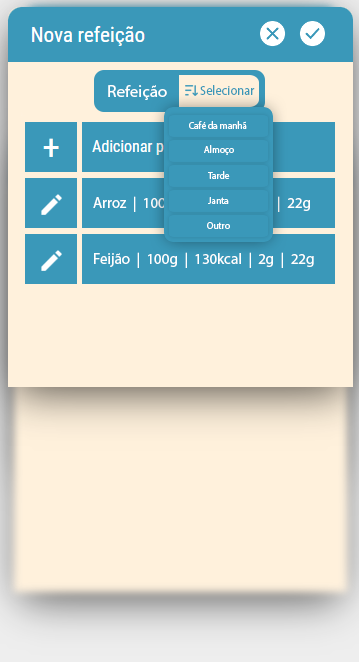
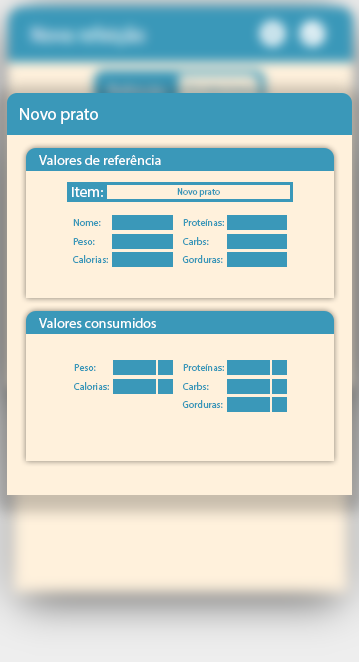
Two versions of the same layered image (359px x 662px). Layer-by-layer changes:
renamed "+" to "Janela Prato", showed the group it (56 layers) over [0, 0, 359, 605]
added group "ValorReferencia" with 31 layers in group "Janela Prato" over [26, 148, 334, 284]
added group "conteúdo" (1st of 2, in "Janela Prato" › "ValorReferencia") with 26 layers in group "ValorReferencia" over [67, 182, 293, 284]
added group "Seleção de prato" with 4 layers in group "conteúdo" over [72, 182, 293, 202]
added layer "Rectangle 4" in group "Seleção de prato" over [107, 185, 290, 199]
added layer "Rectangle 3" in group "Seleção de prato" over [72, 182, 293, 202]
added group "prots" (1st of 2, in "Janela Prato" › "ValorReferencia" › "conteúdo") with 2 layers in group "conteúdo" over [183, 215, 287, 230]
added group "gords" (1st of 2, in "Janela Prato" › "ValorReferencia" › "conteúdo") with 2 layers in group "conteúdo" over [182, 252, 283, 267]
added group "janela" with 2 layers in group "ValorReferencia" over [26, 148, 334, 284]
added layer "Rectangle 2" in group "janela" over [26, 171, 334, 284]
added layer "Rounded Rectangle 6" in group "janela" over [26, 148, 334, 180]
added group "ValorConsumido" with 18 layers in group "Janela Prato" over [20, 306, 340, 467]
added group "conteúdo" (2nd of 2, in "Janela Prato" › "ValorConsumido") with 15 layers in group "ValorConsumido" over [74, 360, 287, 412]
added group "prots" (2nd of 2, in "Janela Prato" › "ValorConsumido" › "conteúdo") with 2 layers in group "conteúdo" over [183, 360, 287, 375]
added group "carbs" (2nd of 2, in "Janela Prato" › "ValorConsumido" › "conteúdo") with 2 layers in group "conteúdo" over [183, 379, 287, 394]
added group "gords" (2nd of 2, in "Janela Prato" › "ValorConsumido" › "conteúdo") with 2 layers in group "conteúdo" over [182, 397, 287, 412]
added layer "Group 10" in group "ValorConsumido" over [20, 306, 340, 467]
…and 32 more changes (32 added)
